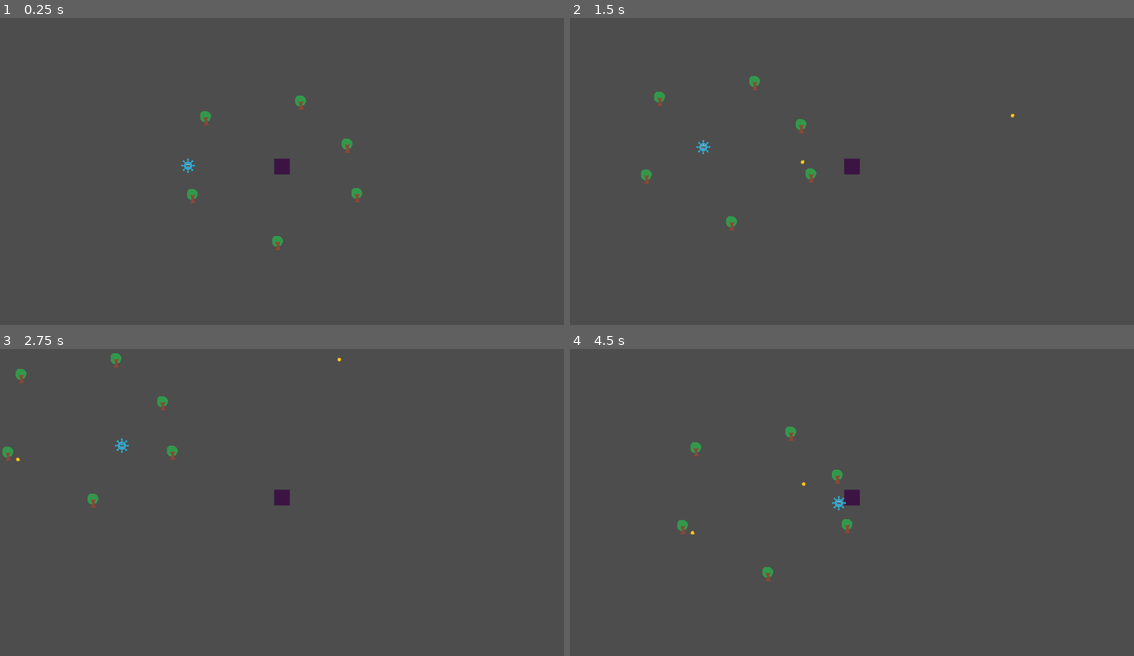
Above: before the commit, frames 1-4 (two rows, left to right).
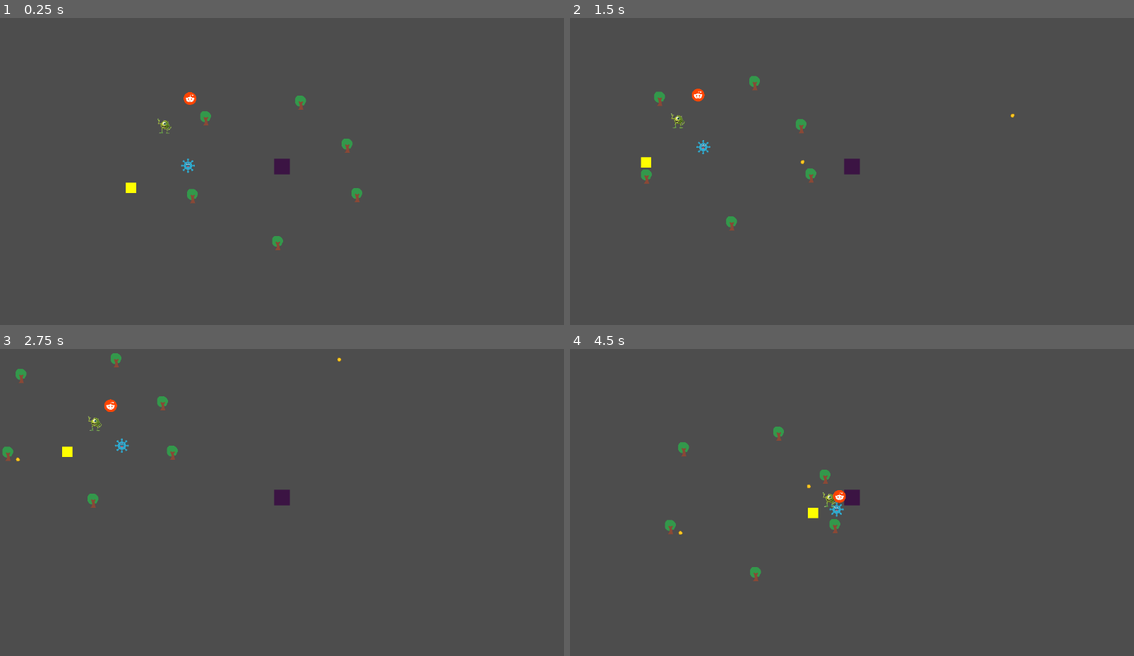
Above: after the commit, the same moments.

Repository: kaminaryu/um-gamejam
Game: Godot game, scene res://src/scenes/main.tscn
The game is run twice, just before and just after one commit, with the same random seed, the same clock (stepped at 60 frames per second) and the same inputs.
Inputs (mouse positions are in pixels of both pictures, inside the frame that each line leads up to):
- Up to frame 1 (0.25 s): no input
- Up to frame 2 (1.5 s): tap Enter at 0.5 s; move the mouse to (976, 150) at 0.52 s; hold D (move_right) 0.53-1.28 s; tap Shift (dash) at 0.6 s; click (976, 150) at 0.67 s; move the mouse to (739, 183) at 1.27 s; hold S (move_down) from 1.28 s (still down); click (739, 183) at 1.35 s
- Up to frame 3 (2.75 s): move the mouse to (338, 428) at 2.02 s; release S (move_down) at 2.03 s; hold D (move_right) from 2.03 s (still down); tap Enter at 2.1 s; click (338, 428) at 2.17 s
- Up to frame 4 (4.5 s): move the mouse to (823, 560) at 2.77 s; release D (move_right) at 2.78 s; hold W (move_up) 2.78-3.53 s; tap F at 2.85 s; click (823, 560) at 2.92 s; move the mouse to (1021, 545) at 3.52 s; hold A (move_left) from 3.53 s (still down); tap Shift (dash) at 3.6 s; click (1021, 545) at 3.67 s; move the mouse to (682, 450) at 4.27 s; click (682, 450) at 4.35 s

The runs differ from the first frame. In frame 1, 0.2% of the frame differs, in the area x 22-35%, y 24-58%; in frame 2, 0.2%; in frame 3, 0.2%; in frame 4, 1.1%, in the area x 16-51%, y 25-76%.

Commit message:
added different type of enemies

Diff:
--- a/project.godot
+++ b/project.godot
@@ -15,7 +15,6 @@
 config/features=PackedStringArray("4.4", "GL Compatibility")
 config/icon="res://icon.svg"
 
-[global_group]
 [display]
 
 window/size/initial_position_type=3
@@ -23,6 +22,11 @@
 [editor_plugins]
 
 Bullet=""
+
+[global_group]
+
+Bullet=""
+Enemy=""
 
 [input]
 
@@ -51,6 +55,11 @@
 "events": [Object(InputEventMouseButton,"resource_local_to_scene":false,"resource_name":"","device":-1,"window_id":0,"a …(253 unchanged characters)…
 ]
 }
+(DEBUG)ChangeMech={
+"deadzone": 0.2,
+"events": [Object(InputEventMouseButton,"resource_local_to_scene":false,"resource_name":"","device":-1,"window_id":0,"alt_pressed":false,"shift_pressed":false,"ctrl_pressed":false,"meta_pressed":false,"button_mask":0,"position":Vector2(488, 22),"global_position":Vector2(497, 70),"factor":1.0,"button_index":9,"canceled":false,"pressed":true,"double_click":false,"script":null)
+]
+}
 dash={
 "deadzone": 0.2,
 "events": [Object(InputEventKey,"resource_local_to_scene":false,"resource_name":"","device":-1,"window_id":0,"alt_press …(195 unchanged characters)…
--- a/src/enemy/blue_enemy.tscn
+++ b/src/enemy/blue_enemy.tscn
@@ -1,14 +1,19 @@
-[gd_scene load_steps=5 format=3 uid="uid://0lm70cjth3u0"]
+[gd_scene load_steps=7 format=3 uid="uid://0lm70cjth3u0"]
 
 [ext_resource type="Texture2D" uid="uid://bl7xmgr0j0j40" path="res://assets/Placeholder/5282291.png" id="1_6j2al"]
 [ext_resource type="Script" uid="uid://b5xb7qahgyst4" path="res://src/enemy/enemy.gd" id="1_xso4u"]
 [ext_resource type="Script" uid="uid://dn4a1ghu2vu7c" path="res://src/enemy/enemy_components/movement_component.gd" id="2_ig63i"]
+[ext_resource type="Script" uid="uid://ddggcu105usen" path="res://src/enemy/enemy_components/damageable_component.gd" id="4_s7fyc"]
 
 [sub_resource type="RectangleShape2D" id="RectangleShape2D_ig63i"]
 
-[node name="BlueEnemy" type="CharacterBody2D"]
+[sub_resource type="RectangleShape2D" id="RectangleShape2D_s7fyc"]
+size = Vector2(26, 25)
+
+[node name="BlueEnemy" type="CharacterBody2D" groups=["Enemy"]]
 script = ExtResource("1_xso4u")
 _enemy_name = "Blue Enemy"
+_health = 10
 _damage = 10
 _speed = 100.0
 
@@ -16,8 +21,18 @@
 scale = Vector2(0.0585938, 0.0585937)
 texture = ExtResource("1_6j2al")
 
-[node name="CollisionShape2D" type="CollisionShape2D" parent="."]
+[node name="EnemyCollision" type="CollisionShape2D" parent="."]
 shape = SubResource("RectangleShape2D_ig63i")
+
+[node name="Hitbox" type="Area2D" parent="."]
+
+[node name="CollisionShape2D" type="CollisionShape2D" parent="Hitbox"]
+shape = SubResource("RectangleShape2D_s7fyc")
 
 [node name="MovementComponent" type="Node2D" parent="."]
 script = ExtResource("2_ig63i")
+
+[node name="DamageableComponent" type="Node2D" parent="."]
+script = ExtResource("4_s7fyc")
+
+[connection signal="body_entered" from="Hitbox" to="DamageableComponent" method="_on_hitbox_body_entered"]
--- a/src/enemy/enemy_base.gd
+++ b/src/enemy/enemy_base.gd
@@ -3,17 +3,15 @@
 class_name Enemy
 
 @export var _enemy_name: String
-@export var _max_health: int
+@export var _health: int
 @export var _damage: int
 @export var _speed: float
-
-var current_health
 
 func set_enemy_name(name: String):
 	_enemy_name = name
 
-func set_max_health(max_health: int):
-	_max_health = max_health
+func set_max_health(health: int):
+	_health = health
 
 func set_damage(damage: int):
 	_damage = damage
@@ -22,8 +20,8 @@
 	_speed = speed
 
 func take_damage(dmg: int):
-	current_health -= dmg
-	if current_health <= 0:
+	_health -= dmg
+	if _health <= 0:
 		die()
 
 func die():
--- a/src/enemy/enemy_components/damageable_component.gd
+++ b/src/enemy/enemy_components/damageable_component.gd
@@ -1,8 +1,14 @@
 class_name DamageableComponent
-
 extends Node2D
 
-var parent
+var parent: Enemy
 
 func _ready():
 	parent = get_parent()
+	print(parent._health)
+
+
+func _on_hitbox_body_entered(body: Node2D) -> void:
+	if(body.is_in_group("Bullet")):
+		print("Enemy got shot")
+		parent.take_damage(5)
--- /dev/null
+++ b/src/enemy/green_enemy.tscn
@@ -0,0 +1,39 @@
+[gd_scene load_steps=7 format=3 uid="uid://cx1aiav0a5mek"]
+
+[ext_resource type="Script" uid="uid://b5xb7qahgyst4" path="res://src/enemy/enemy.gd" id="1_m4s3r"]
+[ext_resource type="Texture2D" uid="uid://bajc234au6ibi" path="res://assets/Placeholder/Mike.png" id="2_m4s3r"]
+[ext_resource type="Script" uid="uid://dn4a1ghu2vu7c" path="res://src/enemy/enemy_components/movement_component.gd" id="3_56tls"]
+[ext_resource type="Script" uid="uid://ddggcu105usen" path="res://src/enemy/enemy_components/damageable_component.gd" id="4_6oniy"]
+
+[sub_resource type="RectangleShape2D" id="RectangleShape2D_ig63i"]
+
+[sub_resource type="RectangleShape2D" id="RectangleShape2D_s7fyc"]
+size = Vector2(26, 25)
+
+[node name="GreenEnemy" type="CharacterBody2D" groups=["Enemy"]]
+script = ExtResource("1_m4s3r")
+_enemy_name = "Green Enemy"
+_health = 20
+_damage = 10
+_speed = 100.0
+
+[node name="Sprite2D" type="Sprite2D" parent="."]
+position = Vector2(0, 5.96046e-08)
+scale = Vector2(0.12, 0.12)
+texture = ExtResource("2_m4s3r")
+
+[node name="EnemyCollision" type="CollisionShape2D" parent="."]
+shape = SubResource("RectangleShape2D_ig63i")
+
+[node name="Hitbox" type="Area2D" parent="."]
+
+[node name="CollisionShape2D" type="CollisionShape2D" parent="Hitbox"]
+shape = SubResource("RectangleShape2D_s7fyc")
+
+[node name="MovementComponent" type="Node2D" parent="."]
+script = ExtResource("3_56tls")
+
+[node name="DamageableComponent" type="Node2D" parent="."]
+script = ExtResource("4_6oniy")
+
+[connection signal="body_entered" from="Hitbox" to="DamageableComponent" method="_on_hitbox_body_entered"]
--- /dev/null
+++ b/src/enemy/red_enemy.tscn
@@ -0,0 +1,39 @@
+[gd_scene load_steps=7 format=3 uid="uid://c0mdmqvgdg8qm"]
+
+[ext_resource type="Script" uid="uid://b5xb7qahgyst4" path="res://src/enemy/enemy.gd" id="1_rm0dw"]
+[ext_resource type="Texture2D" uid="uid://daarsorcci3yj" path="res://assets/Placeholder/red.png" id="2_rm0dw"]
+[ext_resource type="Script" uid="uid://dn4a1ghu2vu7c" path="res://src/enemy/enemy_components/movement_component.gd" id="3_qtehb"]
+[ext_resource type="Script" uid="uid://ddggcu105usen" path="res://src/enemy/enemy_components/damageable_component.gd" id="4_kkv5q"]
+
+[sub_resource type="RectangleShape2D" id="RectangleShape2D_ig63i"]
+
+[sub_resource type="RectangleShape2D" id="RectangleShape2D_s7fyc"]
+size = Vector2(26, 25)
+
+[node name="RedEnemy" type="CharacterBody2D" groups=["Enemy"]]
+script = ExtResource("1_rm0dw")
+_enemy_name = "Red Enemy"
+_health = 30
+_damage = 10
+_speed = 100.0
+
+[node name="Sprite2D" type="Sprite2D" parent="."]
+position = Vector2(0, 5.96046e-08)
+scale = Vector2(0.104, 0.104)
+texture = ExtResource("2_rm0dw")
+
+[node name="EnemyCollision" type="CollisionShape2D" parent="."]
+shape = SubResource("RectangleShape2D_ig63i")
+
+[node name="Hitbox" type="Area2D" parent="."]
+
+[node name="CollisionShape2D" type="CollisionShape2D" parent="Hitbox"]
+shape = SubResource("RectangleShape2D_s7fyc")
+
+[node name="MovementComponent" type="Node2D" parent="."]
+script = ExtResource("3_qtehb")
+
+[node name="DamageableComponent" type="Node2D" parent="."]
+script = ExtResource("4_kkv5q")
+
+[connection signal="body_entered" from="Hitbox" to="DamageableComponent" method="_on_hitbox_body_entered"]
--- /dev/null
+++ b/src/enemy/yellow_enemy.tscn
@@ -0,0 +1,39 @@
+[gd_scene load_steps=7 format=3 uid="uid://b42vnhiay3ltx"]
+
+[ext_resource type="Script" uid="uid://b5xb7qahgyst4" path="res://src/enemy/enemy.gd" id="1_jhtwy"]
+[ext_resource type="Texture2D" uid="uid://c6yh57bner32x" path="res://assets/Placeholder/yellow.png" id="2_jhtwy"]
+[ext_resource type="Script" uid="uid://dn4a1ghu2vu7c" path="res://src/enemy/enemy_components/movement_component.gd" id="3_s5fui"]
+[ext_resource type="Script" uid="uid://ddggcu105usen" path="res://src/enemy/enemy_components/damageable_component.gd" id="4_0nagg"]
+
+[sub_resource type="RectangleShape2D" id="RectangleShape2D_ig63i"]
+
+[sub_resource type="RectangleShape2D" id="RectangleShape2D_s7fyc"]
+size = Vector2(26, 25)
+
+[node name="YellowEnemy" type="CharacterBody2D" groups=["Enemy"]]
+script = ExtResource("1_jhtwy")
+_enemy_name = "Yellow Enemy"
+_health = 40
+_damage = 10
+_speed = 100.0
+
+[node name="Sprite2D" type="Sprite2D" parent="."]
+position = Vector2(0, 5.96046e-08)
+scale = Vector2(0.104, 0.104)
+texture = ExtResource("2_jhtwy")
+
+[node name="EnemyCollision" type="CollisionShape2D" parent="."]
+shape = SubResource("RectangleShape2D_ig63i")
+
+[node name="Hitbox" type="Area2D" parent="."]
+
+[node name="CollisionShape2D" type="CollisionShape2D" parent="Hitbox"]
+shape = SubResource("RectangleShape2D_s7fyc")
+
+[node name="MovementComponent" type="Node2D" parent="."]
+script = ExtResource("3_s5fui")
+
+[node name="DamageableComponent" type="Node2D" parent="."]
+script = ExtResource("4_0nagg")
+
+[connection signal="body_entered" from="Hitbox" to="DamageableComponent" method="_on_hitbox_body_entered"]
--- a/src/scenes/main.tscn
+++ b/src/scenes/main.tscn
@@ -1,8 +1,11 @@
-[gd_scene load_steps=4 format=3 uid="uid://d1p7sbpohe7tw"]
+[gd_scene load_steps=7 format=3 uid="uid://d1p7sbpohe7tw"]
 
 [ext_resource type="PackedScene" uid="uid://c8qw7ykpxrqo0" path="res://src/player/player.tscn" id="1_kkvs4"]
 [ext_resource type="PackedScene" uid="uid://b1bggfak8myqx" path="res://src/objects/tree.tscn" id="2_rr2wm"]
 [ext_resource type="PackedScene" uid="uid://0lm70cjth3u0" path="res://src/enemy/blue_enemy.tscn" id="3_32aa5"]
+[ext_resource type="PackedScene" uid="uid://cx1aiav0a5mek" path="res://src/enemy/green_enemy.tscn" id="4_5dlwx"]
+[ext_resource type="PackedScene" uid="uid://c0mdmqvgdg8qm" path="res://src/enemy/red_enemy.tscn" id="5_o81g6"]
+[ext_resource type="PackedScene" uid="uid://b42vnhiay3ltx" path="res://src/enemy/yellow_enemy.tscn" id="6_dbro3"]
 
 [node name="Main" type="Node2D"]
 
@@ -26,5 +29,14 @@
 [node name="Tree6" parent="." instance=ExtResource("2_rr2wm")]
 position = Vector2(38, -132)
 
-[node name="BlueEnemy" parent="." groups=["Enemy"] instance=ExtResource("3_32aa5")]
+[node name="BlueEnemy" parent="." instance=ExtResource("3_32aa5")]
 position = Vector2(-217, -2)
+
+[node name="GreenEnemy" parent="." instance=ExtResource("4_5dlwx")]
+position = Vector2(-264, -91)
+
+[node name="RedEnemy" parent="." instance=ExtResource("5_o81g6")]
+position = Vector2(-208, -154)
+
+[node name="YellowEnemy" parent="." instance=ExtResource("6_dbro3")]
+position = Vector2(-333, 47)
Binary file added: assets/Placeholder/Mike.png
Not shown, added: assets/Placeholder/Mike.png.import
Binary file added: assets/Placeholder/red.png
Not shown, added: assets/Placeholder/red.png.import
Binary file added: assets/Placeholder/yellow.png
Not shown, added: assets/Placeholder/yellow.png.import
